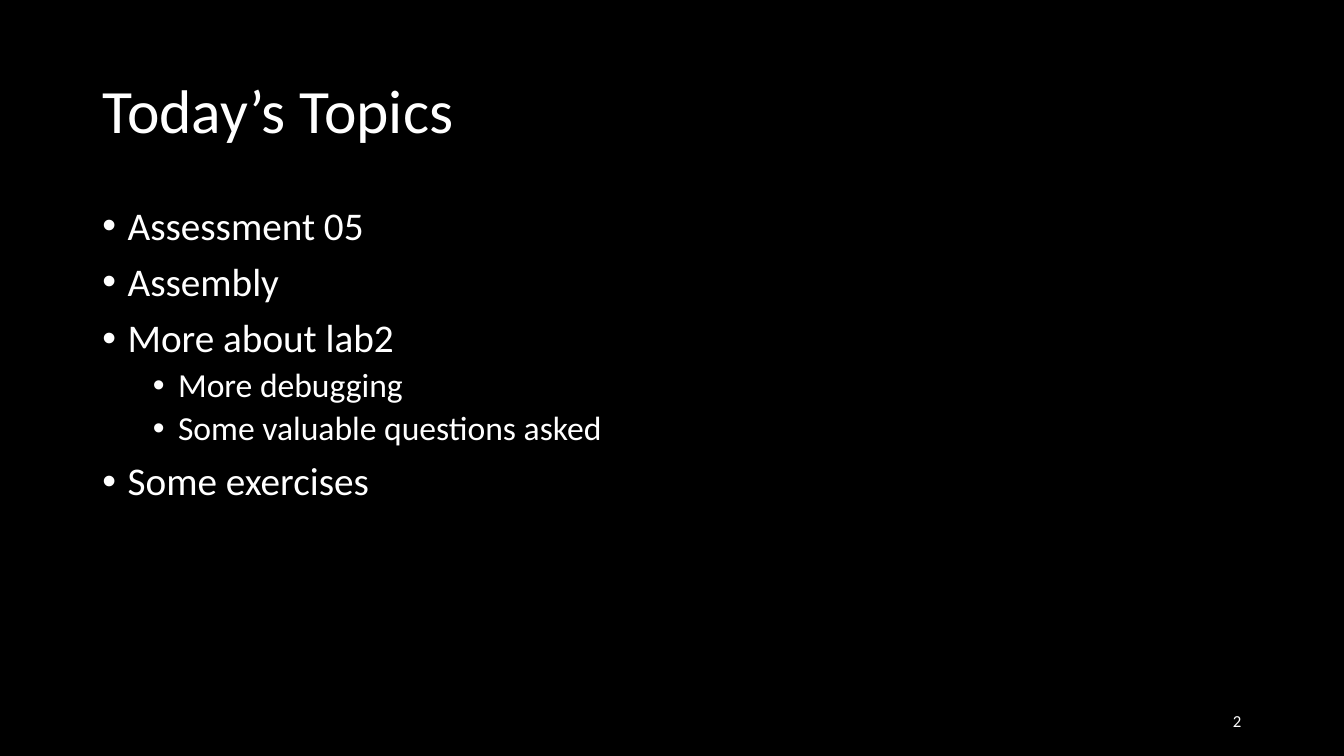
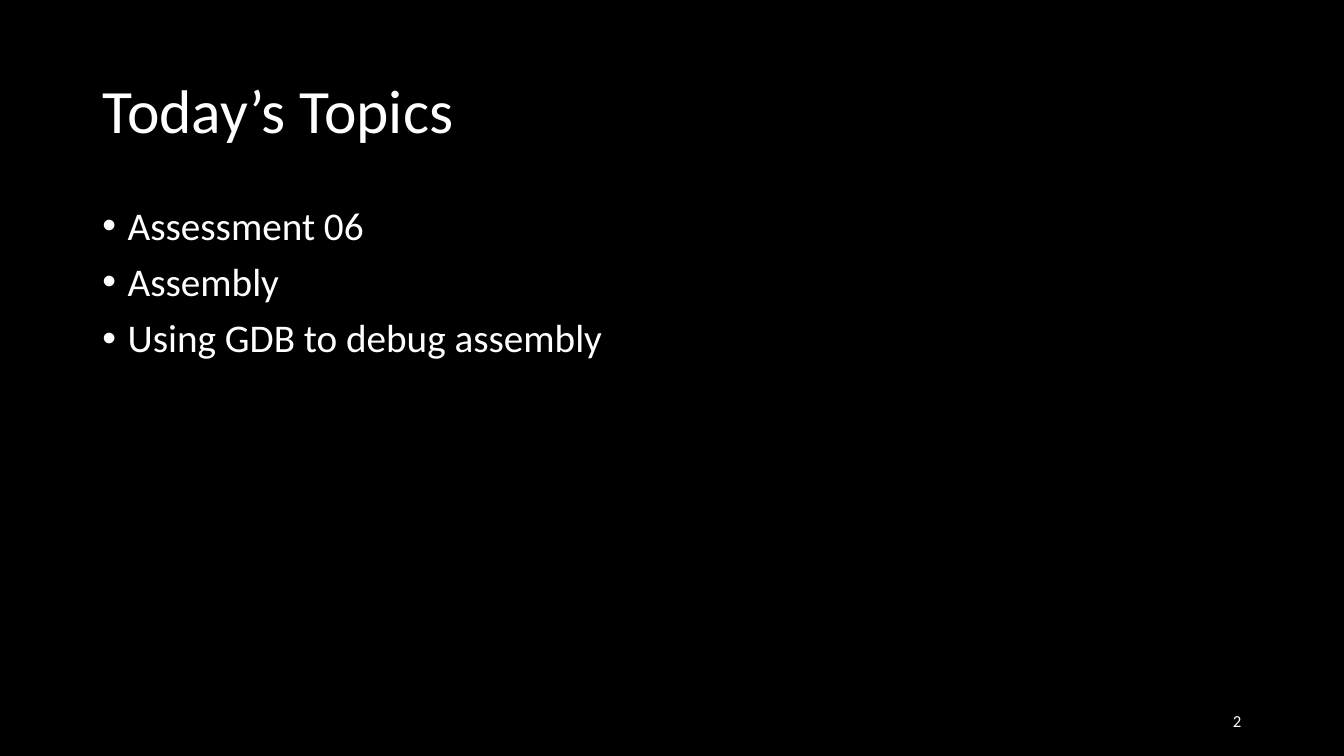
Before and after one commit to NYU-CSO/nyu-cso.github.io, a slide deck: slide 2 of rec-notes/r07.pptx. Drawn at 1344x756 pixels with LibreOffice and Linux fonts; fonts in the diff are those of the drawing. Boxes give left, top, right and bottom in pixels: in the first picture for what was removed or moved away, otherwise in the second. Text is boxed around its words. In the diff, an @@ line names an element or a change of style, - is before the commit and + after.

```diff
--- a/rec-notes/r07.pptx
+++ b/rec-notes/r07.pptx
@@ text at <box>128,213,364,241</box>: text changed @@
-• Assessment 05
+• Assessment 06
@@ text at <box>128,324,602,359</box>: text changed; size 24 to 28 pt @@
-• More about lab2
-  • More debugging
-  • Some valuable questions asked
-• Some exercises
+• Using GDB to debug assembly
```
Also in this commit, not shown: 15 other slides changed, 25 slides added, 9 slides removed, 1 other file.
